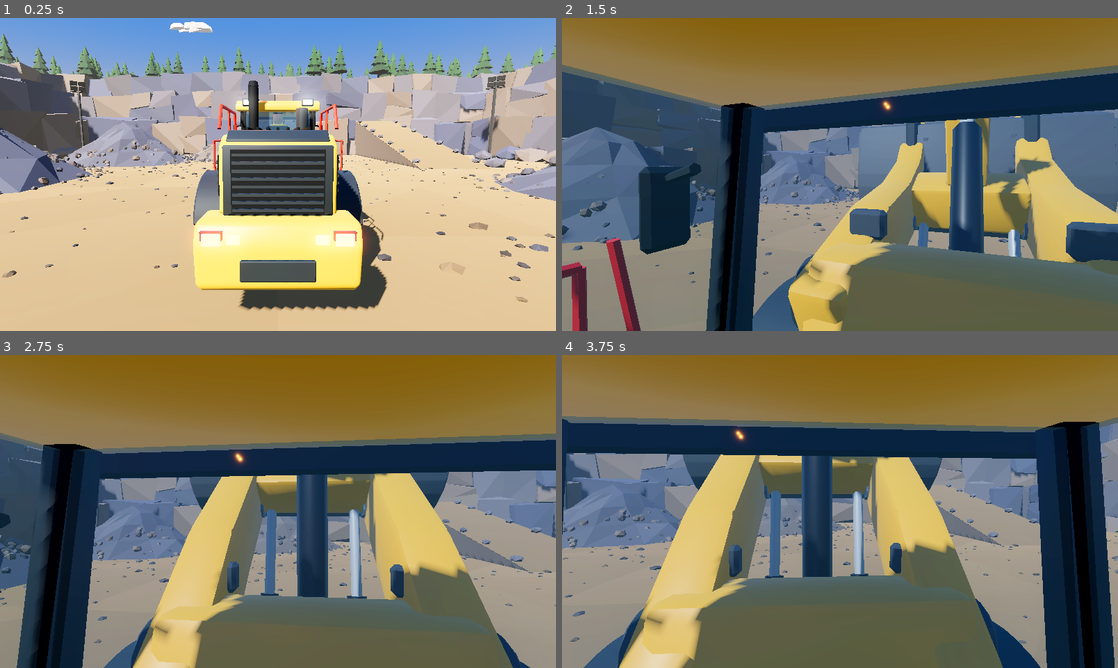
Above: before the commit, frames 1-4 (two rows, left to right).
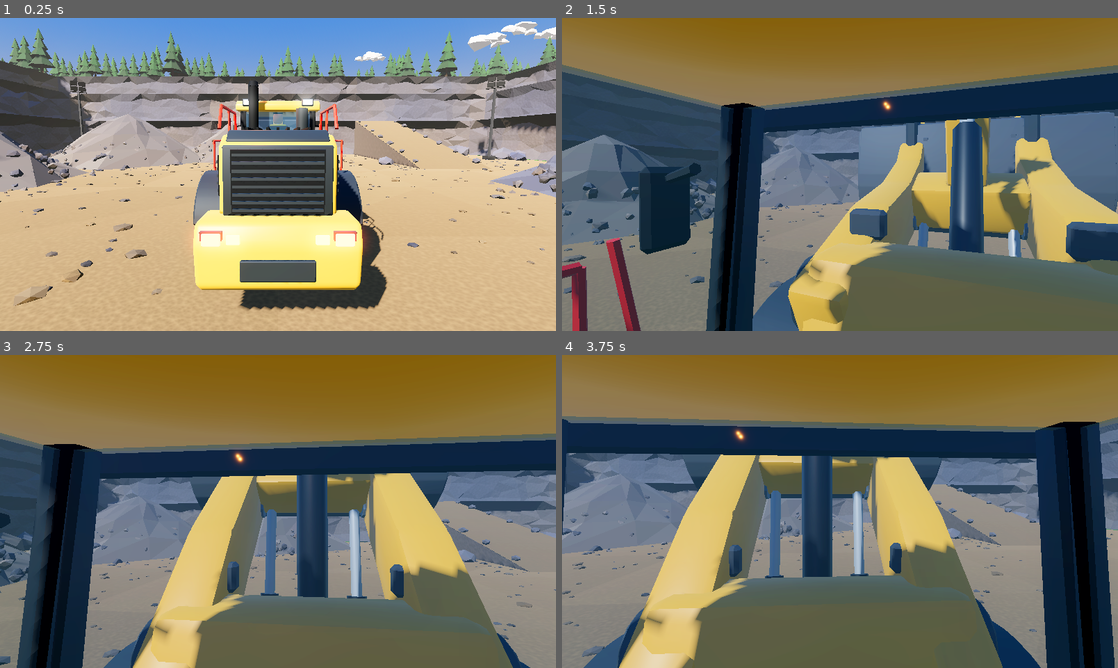
Above: after the commit, the same moments.

Repository: zooper/dirt-work
Game: Godot game, scene res://scenes/levels/quarry.tscn
The game is run twice, just before and just after one commit, with the same random seed, the same clock (stepped at 60 frames per second) and the same inputs.
Inputs (mouse positions are in pixels of both pictures, inside the frame that each line leads up to):
- Up to frame 1 (0.25 s): no input
- Up to frame 2 (1.5 s): tap Enter at 0.5 s; move the mouse to (867, 174) at 0.52 s; hold C (camera_switch) 0.53-1.28 s; hold J (lift_up) from 0.53 s (still down); move the mouse to (812, 174) at 1.27 s; tap Page Up (camera_zoom_in) at 1.35 s
- Up to frame 3 (2.75 s): keep holding J (lift_up); move the mouse to (289, 505) at 2.02 s; hold Page Down (camera_zoom_out) from 2.03 s (still down)
- Up to frame 4 (3.75 s): keep holding J (lift_up); move the mouse to (834, 517) at 2.77 s; release Page Down (camera_zoom_out) at 2.78 s; tap 2 (cruise_faster) at 2.85 s; move the mouse to (878, 514) at 3.52 s; hold 1 (cruise_slower) from 3.53 s (still down)

The runs differ from the first frame. In frame 1, 23% of the frame differs, in the area x 0-100%, y 1-100%; in frame 2, 5.2%; in frame 3, 5.3%; in frame 4, 5.8%.

Commit message:
feat(world): continuous noise-displaced rock faces, procedural gravel/rock grain; boulders use their own RNG stream and keep the centre clear

Diff:
--- a/scripts/world/quarry_world.gd
+++ b/scripts/world/quarry_world.gd
@@ -44,8 +44,12 @@
 	_build_mountains(far)
 	_build_bounds()
 
-	add_child(ground.to_instance("Ground"))
-	add_child(cliffs.to_instance("Cliffs"))
+	var ground_mi := ground.to_instance("Ground")
+	ground_mi.material_override = _grain_material(0.55, 0.78, 3.0)
+	add_child(ground_mi)
+	var cliffs_mi := cliffs.to_instance("Cliffs")
+	cliffs_mi.material_override = _grain_material(0.18, 0.82, 5.0)
+	add_child(cliffs_mi)
 	add_child(props.to_instance("Piles"))
 	add_child(far.to_instance("Backdrop", false))
 	add_child(_build_clouds().to_instance("Clouds", false))
@@ -118,11 +122,6 @@
 			var xb: float = s * outer
 			ground.add_quad(Vector3(minf(xa, xb), y, south_end), Vector3(maxf(xa, xb), y, south_end),
 				Vector3(maxf(xa, xb), y, -inner), Vector3(minf(xa, xb), y, -inner), top_col)
-		# Grass lip along the edge of lower benches for colour contrast.
-		if i < TIERS.size() - 1:
-			var lip := 1.6
-			ground.add_quad(Vector3(-outer, y + 0.01, -outer + lip), Vector3(outer, y + 0.01, -outer + lip),
-				Vector3(outer, y + 0.01, -outer), Vector3(-outer, y + 0.01, -outer), Palette.GRASS_DARK)
 		# Cliff faces: north, west, east, plus the exposed south ends.
 		var h := top - bottom
 		_slab_face(cliffs, Vector3(-inner, bottom, -inner), Vector3.RIGHT, Vector3.BACK, inner * 2.0, h)
@@ -132,29 +131,68 @@
 		_slab_face(cliffs, Vector3(inner, 0.0, south_end), Vector3.RIGHT, Vector3.BACK, depth, top)
 
 
-## Fills a vertical face with angular rock slabs. `along` runs along the face,
-## `out_dir` points away from the rock (towards the open air).
+## Builds one continuous rock face: a jittered grid pushed back into the rock
+## by stretched cellular (Voronoi) noise, so the face breaks into tall angular
+## blocks and fracture planes. `along` runs along the face, `out_dir` points
+## out of the rock. The face meets the bench top flush (no recess at the top).
 func _slab_face(b: LowPolyBatch, start: Vector3, along: Vector3, out_dir: Vector3, length: float, height: float) -> void:
-	var s := 0.0
-	var yaw := atan2(along.x, along.z)
-	while s < length:
-		var w := _rng.randf_range(4.5, 9.0)
-		var stack := clampi(int(height / 5.0 + _rng.randf() * 0.8), 1, 3)
-		var y := start.y
-		for k in stack:
-			var hh := height / stack * _rng.randf_range(0.95, 1.15)
-			if k == stack - 1:
-				hh = start.y + height + _rng.randf_range(-0.4, 0.5) - y
-			var depth := _rng.randf_range(3.0, 5.0)
-			var protrude := _rng.randf_range(0.3, 1.4)
-			var center := start + along * (s + w * 0.5) + out_dir * (protrude - depth * 0.5) + Vector3.UP * (y - start.y + hh * 0.5)
-			var basis := Basis(Vector3.UP, yaw + _rng.randf_range(-0.12, 0.12)).rotated(along, _rng.randf_range(-0.08, 0.04))
-			var tone := [Palette.ROCK, Palette.ROCK_COOL, Palette.ROCK_WARM][_rng.randi() % 3] as Color
-			var rng := _rng
-			b.add_slab(center, Vector3(depth, hh, w * 1.08), basis, 0.7, _rng, tone,
-				func(_c, n): return LowPolyBatch._shade(tone, n, rng))
-			y += hh
-		s += w
+	var cell := FastNoiseLite.new()
+	cell.seed = _rng.randi()
+	cell.noise_type = FastNoiseLite.TYPE_CELLULAR
+	cell.cellular_return_type = FastNoiseLite.RETURN_CELL_VALUE
+	cell.cellular_jitter = 1.0
+	cell.frequency = 1.0
+	var fbm := FastNoiseLite.new()
+	fbm.seed = _rng.randi()
+	fbm.frequency = 0.22
+	var step_u := 2.4
+	var step_v := 1.6
+	var nu := maxi(int(ceil(length / step_u)), 1)
+	var nv := maxi(int(ceil(height / step_v)), 1)
+	var pts := []
+	var cells := []
+	for j in nv + 1:
+		var row := []
+		var crow := []
+		for i in nu + 1:
+			var u := length * i / nu
+			var v := height * j / nv
+			if i > 0 and i < nu:
+				u += _rng.randf_range(-0.35, 0.35) * step_u
+			if j > 0 and j < nv:
+				v += _rng.randf_range(-0.3, 0.3) * step_v
+			var c := cell.get_noise_2d(u * 0.055, v * 0.022)   # tall cells = rock columns
+			var depth := (c * 0.5 + 0.5) * 3.0 + fbm.get_noise_2d(u, v * 1.6) * 0.15
+			var top_fade := clampf((height - v) / 1.0, 0.0, 1.0)
+			var bottom := clampf((v + 0.3) / 1.5, 0.35, 1.0)
+			var ends := clampf(minf(u, length - u) / 2.0, 0.0, 1.0)  # pinned where faces meet
+			row.append(start + along * u + Vector3.UP * v - out_dir * depth * top_fade * bottom * ends)
+			crow.append(c)
+		pts.append(row)
+		cells.append(crow)
+	for j in nv:
+		for i in nu:
+			var a: Vector3 = pts[j][i]
+			var bb: Vector3 = pts[j][i + 1]
+			var c: Vector3 = pts[j + 1][i + 1]
+			var d: Vector3 = pts[j + 1][i]
+			var cv: float = (cells[j][i] + cells[j][i + 1] + cells[j + 1][i] + cells[j + 1][i + 1]) * 0.25
+			var tone := Palette.ROCK_COOL.lerp(Palette.ROCK_WARM, clampf(cv * 0.5 + 0.5, 0.0, 1.0))
+			if (i + j) % 2 == 0:
+				_rock_tri(b, a, bb, c, out_dir, tone)
+				_rock_tri(b, a, c, d, out_dir, tone)
+			else:
+				_rock_tri(b, a, bb, d, out_dir, tone)
+				_rock_tri(b, bb, c, d, out_dir, tone)
+
+
+func _rock_tri(b: LowPolyBatch, a: Vector3, bb: Vector3, c: Vector3, out_dir: Vector3, tone: Color) -> void:
+	var n := (bb - a).cross(c - a).normalized()
+	if n.dot(out_dir) < 0.0:
+		n = -n
+	# Up-facing ledges catch light/dust; overhangs and side planes go darker.
+	var col := tone.lightened(0.12 * maxf(n.y, 0.0)).darkened(0.18 * maxf(-n.y, 0.0) + 0.1 * (1.0 - absf(n.dot(out_dir))))
+	b.add_tri_facing(a, bb, c, out_dir, col)
 
 
 func _build_ramp(ground: LowPolyBatch, cliffs: LowPolyBatch) -> void:
@@ -199,10 +237,15 @@
 
 
 func _build_rocks(b: LowPolyBatch) -> void:
-	# Boulders scattered on the pit floor, keeping spawn and the ramp approach clear.
+	# Own RNG stream: changes to other generators must not move obstacles around.
+	var saved := _rng
+	_rng = RandomNumberGenerator.new()
+	_rng.seed = seed_value + 101
+	# Boulders scattered on the pit floor, keeping the central driving area
+	# (spawn + test manoeuvres) and the ramp approach clear.
 	for i in 18:
 		var p := Vector3(_rng.randf_range(-PIT_HALF + 4, PIT_HALF - 4), 0, _rng.randf_range(-PIT_HALF + 4, PIT_HALF - 2))
-		if p.distance_to(Vector3(0, 0, 10)) < 13.0 or (absf(p.x - RAMP_X) < 8.0 and p.z < -18.0):
+		if (absf(p.x) < 16.0 and p.z > -16.0 and p.z < 24.0) or (absf(p.x - RAMP_X) < 8.0 and p.z < -18.0):
 			continue
 		if _near_pile(p, 2.0):
 			continue
@@ -221,6 +264,7 @@
 			continue
 		var tone := [Palette.ROCK, Palette.ROCK_WARM, Palette.ROCK_COOL][_rng.randi() % 3] as Color
 		_add_convex_shape(b.add_rock(p, _rng.randf_range(1.2, 2.4), _rng, tone))
+	_rng = saved
 
 
 func _near_pile(p: Vector3, margin: float) -> bool:
@@ -412,6 +456,42 @@
 	_collision.add_child(cs)
 
 
+## Vertex-colour material with a procedural grain (built-in noise, triplanar in
+## world space, so no UVs or image files are needed): gravel on the ground,
+## fine pitting on rock. `scale` = repeats per metre.
+func _grain_material(scale: float, darkest: float, bump: float) -> StandardMaterial3D:
+	var m := LowPolyBatch.material().duplicate() as StandardMaterial3D
+	var noise := FastNoiseLite.new()
+	noise.seed = seed_value
+	noise.noise_type = FastNoiseLite.TYPE_CELLULAR
+	noise.frequency = 0.06
+	noise.fractal_octaves = 3
+	var ramp := Gradient.new()
+	ramp.set_color(0, Color(darkest, darkest, darkest))
+	ramp.set_color(1, Color.WHITE)
+	var tex := NoiseTexture2D.new()
+	tex.width = 256
+	tex.height = 256
+	tex.seamless = true
+	tex.noise = noise
+	tex.color_ramp = ramp
+	var nrm := NoiseTexture2D.new()
+	nrm.width = 256
+	nrm.height = 256
+	nrm.seamless = true
+	nrm.noise = noise
+	nrm.as_normal_map = true
+	nrm.bump_strength = bump
+	m.albedo_texture = tex
+	m.normal_enabled = true
+	m.normal_texture = nrm
+	m.normal_scale = 0.6
+	m.uv1_triplanar = true
+	m.uv1_world_triplanar = true
+	m.uv1_scale = Vector3.ONE * scale
+	return m
+
+
 func _multimesh(n: String, mesh: Mesh, xforms: Array[Transform3D], colors: Array[Color], shadows: bool) -> MultiMeshInstance3D:
 	var mm := MultiMesh.new()
 	mm.transform_format = MultiMesh.TRANSFORM_3D
--- a/tests/run_tests.gd
+++ b/tests/run_tests.gd
@@ -115,7 +115,7 @@
 	loader.throttle = 0.0
 	loader.brake = 1.0
 	await _frames(240)
-	_check(loader.speed < 0.0, "brake stops then reverses (speed %.2f)" % loader.speed)
+	_check(loader.speed < 0.0, "brake stops then reverses (speed %.2f at %s, wall=%s)" % [loader.speed, loader.global_position, loader.is_on_wall()])
 	loader.brake = 0.0
 	loader.cruise_speed = 3.0
 	loader.cruise_active = true
